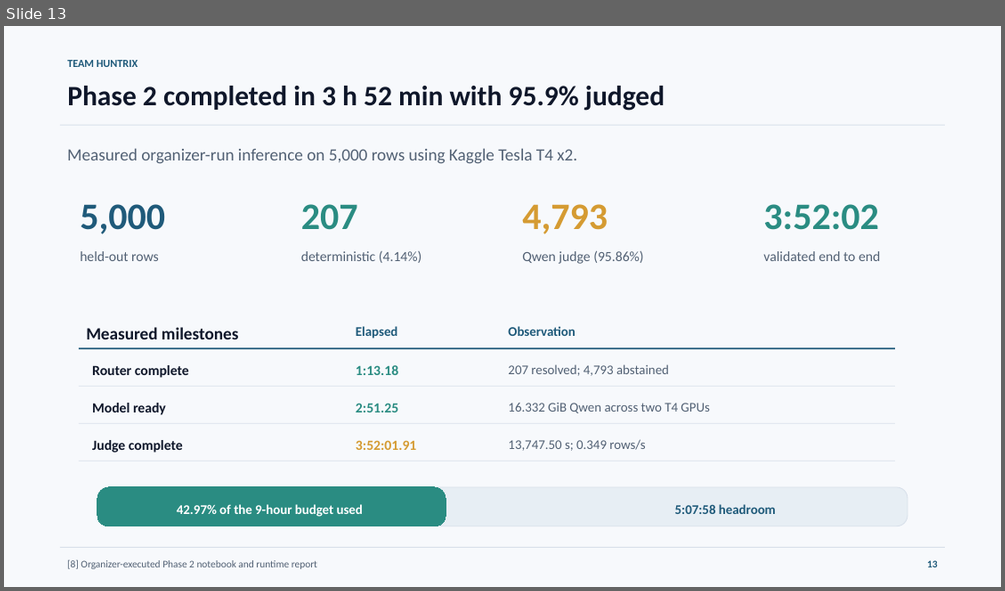
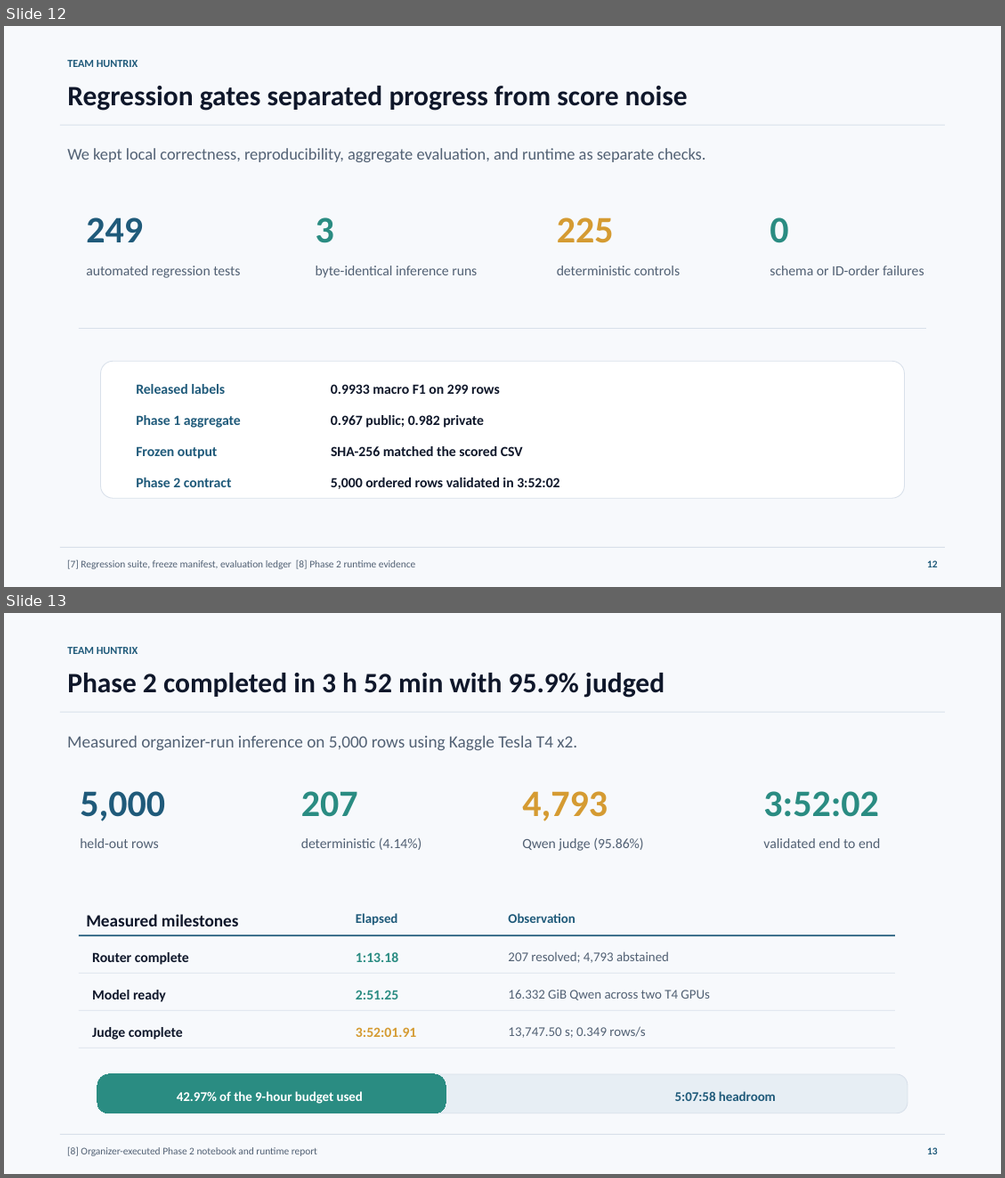
Before and after one commit to Seyamalam/bengali-hallucination-v91-submission, a slide deck: presentation/Huntrix_Final_Presentation.pptx. Shown one above the other, each under a label of ours: slide 13 before the commit, slides 12 and 13 after it. The pictures are 1005x591 and 1005x1178 pixels, drawn with LibreOffice and Linux fonts; fonts in the diff are those of the drawing. Boxes give left, top, right and bottom in pixels: in the first picture for what was removed or moved away, otherwise in the second. Text is boxed around its words. In the diff, an @@ line names an element or a change of style, - is before the commit and + after.

```diff
--- a/presentation/Huntrix_Final_Presentation.pptx
+++ b/presentation/Huntrix_Final_Presentation.pptx
@@ slide 12 added at <box>4,26,1001,587</box>, background #F7F9FC @@
@@ text added at <box>67,60,138,67</box>, 10.5 pt, text #1F5A7A, bold @@
+TEAM HUNTRIX
@@ text added at <box>67,86,688,111</box>, 27 pt, text #0F172A, bold @@
+Regression gates separated progress from score noise
@@ line added from (60, 125) to (945, 125), #D8E0EA 0.75 pt @@
@@ text added at <box>67,148,705,162</box>, 15.8 pt, text #526174 @@
+We kept local correctness, reproducibility, aggregate evaluation, and runtime as separate checks.
@@ text added at <box>86,217,143,242</box>, 36 pt, text #1F5A7A, bold @@
+249
@@ text added at <box>316,217,334,243</box>, 36 pt, text #2A8C82, bold @@
+3
@@ text added at <box>557,217,614,243</box>, 36 pt, text #D59B32, bold @@
+225
@@ text added at <box>769,217,788,243</box>, 36 pt, text #2A8C82, bold @@
+0
@@ text added at <box>86,265,240,278</box>, 13.5 pt, text #526174 @@
+automated regression tests
@@ text added at <box>316,265,477,278</box>, 13.5 pt, text #526174 @@
+byte-identical inference runs
@@ text added at <box>557,265,680,275</box>, 13.5 pt, text #526174 @@
+deterministic controls
@@ text added at <box>769,265,924,275</box>, 13.5 pt, text #526174 @@
+schema or ID-order failures
@@ line added from (79, 328) to (926, 328), #D8E0EA 0.75 pt @@
@@ rounded rectangle added at <box>100,361,905,498</box>, fill #FFFFFF, outline #D8E0EA 0.75 pt @@
@@ text added at <box>136,384,225,394</box>, 13.5 pt, text #1F5A7A, bold @@
+Released labels
@@ text added at <box>331,384,500,394</box>, 13.5 pt, text #0F172A, bold @@
+0.9933 macro F1 on 299 rows
@@ text added at <box>136,415,241,427</box>, 13.5 pt, text #1F5A7A, bold @@
+Phase 1 aggregate
@@ text added at <box>331,415,484,427</box>, 13.5 pt, text #0F172A, bold @@
+0.967 public; 0.982 private
@@ text added at <box>136,446,217,459</box>, 13.5 pt, text #1F5A7A, bold @@
+Frozen output
@@ text added at <box>331,446,523,456</box>, 13.5 pt, text #0F172A, bold @@
+SHA-256 matched the scored CSV
@@ text added at <box>136,477,232,487</box>, 13.5 pt, text #1F5A7A, bold @@
+Phase 2 contract
@@ text added at <box>331,477,559,489</box>, 13.5 pt, text #0F172A, bold @@
+5,000 ordered rows validated in 3:52:02
@@ line added from (60, 548) to (945, 548), #D8E0EA 0.75 pt @@
@@ text added at <box>67,559,415,569</box>, 9.8 pt, text #526174 @@
+[7] Regression suite, freeze manifest, evaluation ledger [8] Phase 2 runtime evidence
@@ text added at <box>927,560,938,567</box>, 9.8 pt, text #1F5A7A, bold @@
+12
```
Also in this commit, not shown: 5 slides changed, 2 other slides added, 3 slides removed, 4 other files.
